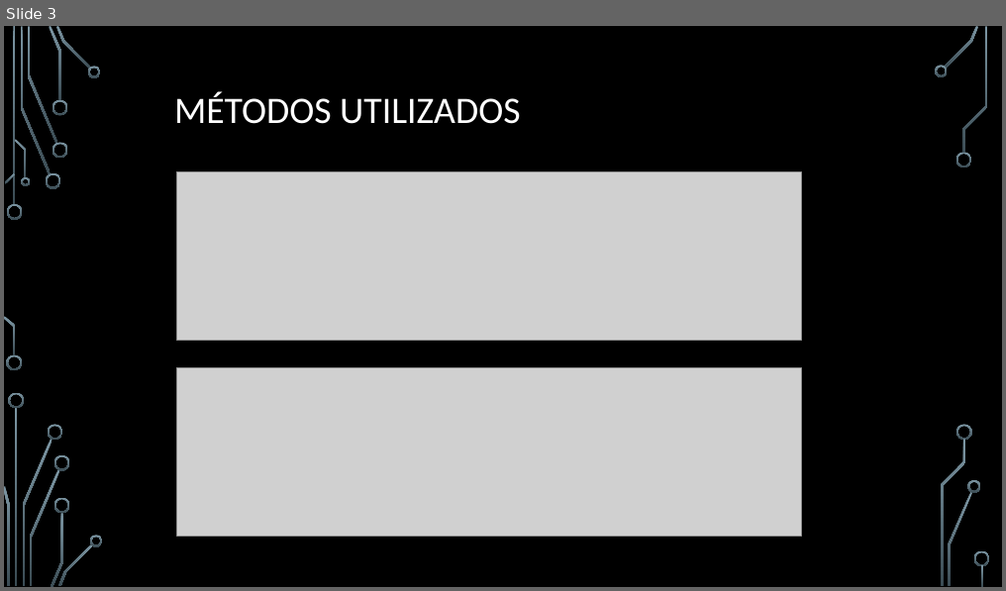
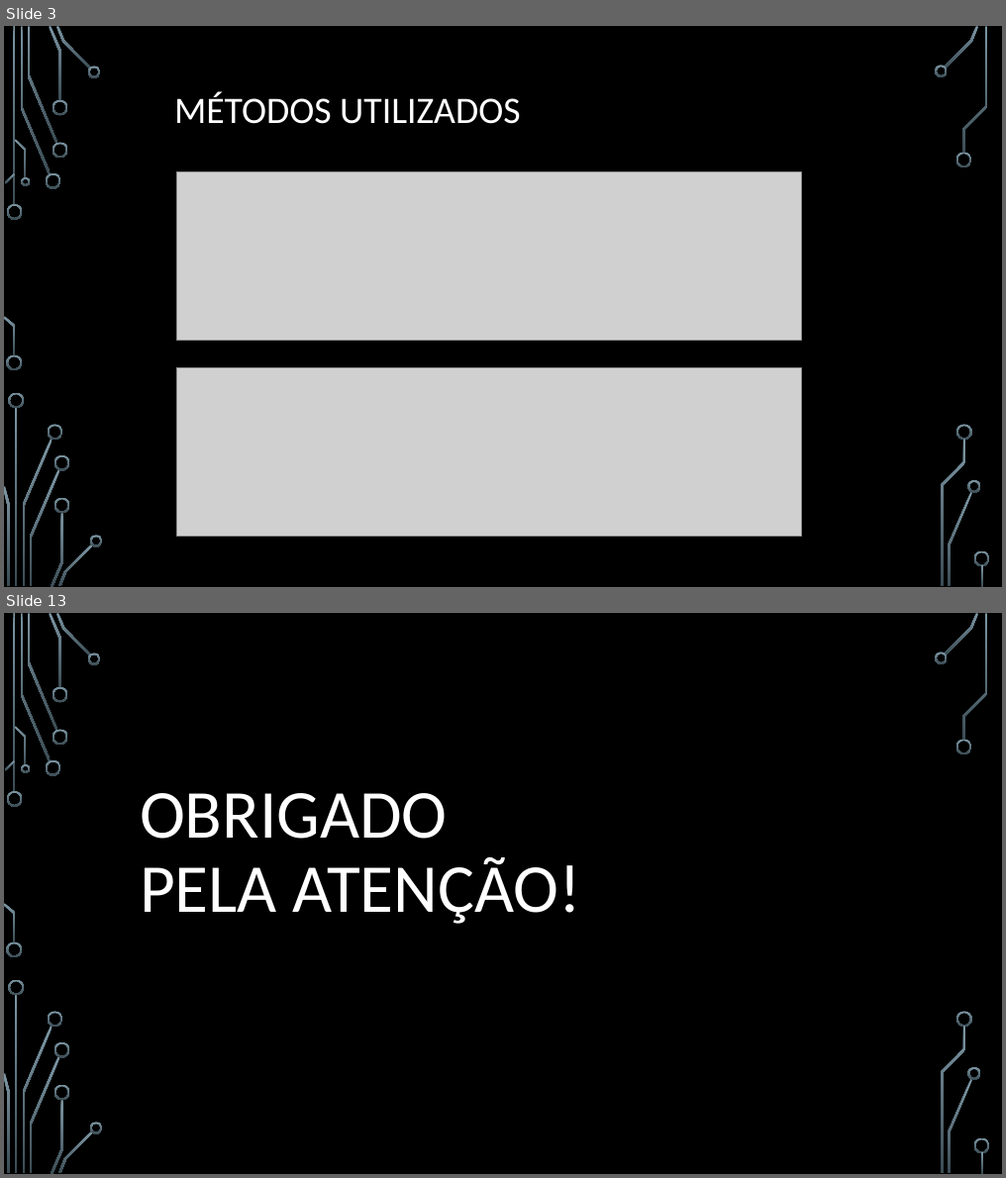
Before and after one commit to MathCarv/C213, a slide deck: documents/Trabalho de Sistemas Embarcados (C213).pptx. Shown one above the other, each under a label of ours: slide 3 before the commit, slides 3 and 13 after it; the slides between them are not shown. The pictures are 1006x591 and 1006x1178 pixels, drawn with LibreOffice and Linux fonts; fonts in the diff are those of the drawing; grey boxes stand for pictures; background and template pictures are left out. Boxes give left, top, right and bottom in pixels: in the first picture for what was removed or moved away, otherwise in the second. Text is boxed around its words. In the diff, an @@ line names an element or a change of style, - is before the commit and + after.

```diff
--- a/documents/Trabalho de Sistemas Embarcados (C213).pptx
+++ b/documents/Trabalho de Sistemas Embarcados (C213).pptx
@@ slide 13 added at <box>4,613,1002,1174</box>, background picture (left out); not listed: 36 template elements that a slide beside it also shows @@
@@ title added at <box>140,793,581,924</box>, 66 pt, text #FFFFFF @@
+OBRIGADO PELA ATENÇÃO!
```
Also in this commit, not shown: 9 other slides added, 1 slide removed, 9 other files.
